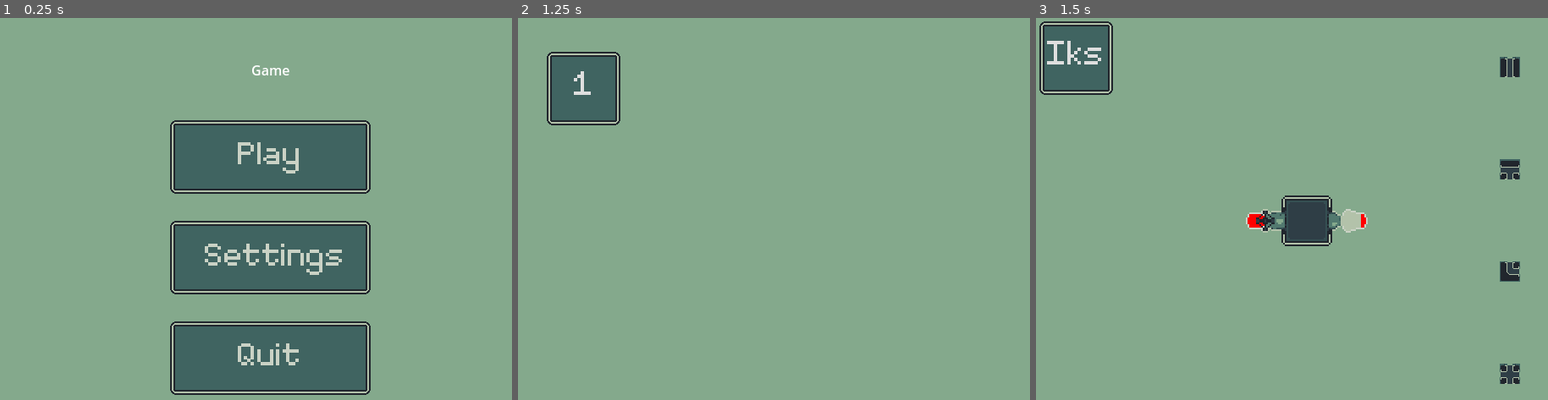
Above: before the commit, frames 1-3 (left to right).
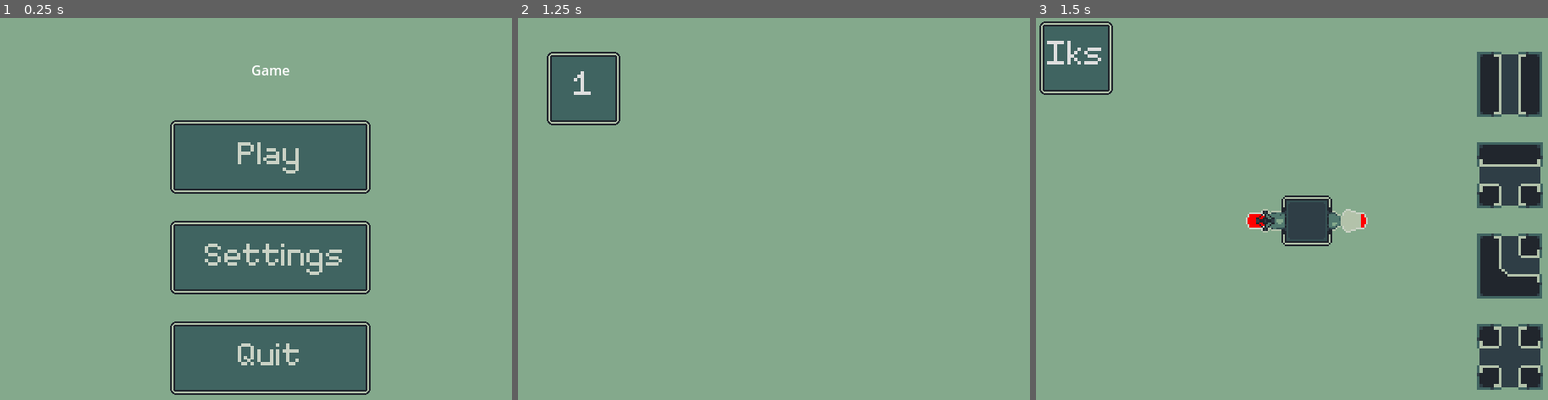
Above: after the commit, the same moments.

Repository: feargrinn/spacejam2024
Game: Godot game, scene res://node_2d.tscn
Same seed, same stepped clock (60 frames per second), same inputs: the game is played once before the commit and once after it.
Inputs (mouse positions are in pixels of both pictures, inside the frame that each line leads up to):
- Up to frame 1 (0.25 s): no input
- Up to frame 2 (1.25 s): click (789, 155) at 0.5 s
- Up to frame 3 (1.5 s): click "1" at 1.25 s

Frames 1-2 are identical in both runs. In frame 3, 8.2% of the frame differs, in the area x 86-100%, y 8-98%.

Commit message:
some of lvl 6 and bigger buttons

Diff:
--- /dev/null
+++ b/Levels/LevelSix.gd
@@ -0,0 +1,24 @@
+extends Map
+
+class_name LevelSix
+
+func set_dimensions():
+	number_of_tiles_x = 8
+	number_of_tiles_y = 8
+
+func level_definition():
+	var tile = input_script.new(colour_script.new(1, 0, 0))
+	set_tile_at(tile, 1, 0, 0)
+	tile = input_script.new(colour_script.new(0, 1, 0))
+	set_tile_at(tile, 3, 0, 0)
+	tile = input_script.new(colour_script.new(0, 0, 1))
+	set_tile_at(tile, 5, 0, 0)
+	tile = input_script.new(colour_script.new(1, 0, 0))
+	set_tile_at(tile, 6, 0, 0)
+
+	tile = output_script.new(colour_script.new(1, 1, 0))
+	set_tile_at(tile, 3, 7, 0)
+	all_outputs.append(tile)
+	tile = output_script.new(colour_script.new(0, 0, 0))
+	set_tile_at(tile, 5, 7)
+	all_outputs.append(tile)
--- a/game.gd
+++ b/game.gd
@@ -36,6 +36,8 @@
 		new_map.set_script(preload("res://Levels/LevelFour.gd"))
 	elif level == 5:
 		new_map.set_script(preload("res://Levels/LevelFive.gd"))
+	elif level == 6:
+		new_map.set_script(preload("res://Levels/LevelSix.gd"))
 	add_child(new_map)
 	current_map = new_map
 	$LeverPicker.hide()
--- a/game.tscn
+++ b/game.tscn
@@ -132,7 +132,7 @@
 size_flags_horizontal = 3
 theme_override_fonts/font = ExtResource("2_rssi8")
 theme_override_font_sizes/font_size = 64
-text = "1"
+text = "6"
 icon = ExtResource("3_eonvc")
 flat = true
 icon_alignment = 1
@@ -399,34 +399,37 @@
 grow_vertical = 2
 size_flags_horizontal = 3
 size_flags_vertical = 3
+theme_override_constants/margin_top = 40
+theme_override_constants/margin_bottom = 40
 script = ExtResource("2_l2akx")
 
 [node name="VBoxContainer" type="VBoxContainer" parent="TilePicker"]
 layout_mode = 2
+theme_override_constants/separation = 30
 
 [node name="TextureRect" type="TextureRect" parent="TilePicker/VBoxContainer"]
 layout_mode = 2
 size_flags_vertical = 3
 texture = ExtResource("6_psk2b")
-stretch_mode = 3
+stretch_mode = 5
 
 [node name="TextureRect2" type="TextureRect" parent="TilePicker/VBoxContainer"]
 layout_mode = 2
 size_flags_vertical = 3
 texture = ExtResource("7_ujjlr")
-stretch_mode = 3
+stretch_mode = 5
 
 [node name="TextureRect3" type="TextureRect" parent="TilePicker/VBoxContainer"]
 layout_mode = 2
 size_flags_vertical = 3
 texture = ExtResource("8_l0vv8")
-stretch_mode = 3
+stretch_mode = 5
 
 [node name="TextureRect4" type="TextureRect" parent="TilePicker/VBoxContainer"]
 layout_mode = 2
 size_flags_vertical = 3
 texture = ExtResource("9_yodhl")
-stretch_mode = 3
+stretch_mode = 5
 
 [node name="VictoryScreen" type="ColorRect" parent="."]
 visible = false
@@ -517,7 +520,7 @@
 [connection signal="pressed" from="LeverPicker/Rows/Columns/MarginContainer3/Level" to="." method="_on_level_pressed" binds= [3]]
 [connection signal="pressed" from="LeverPicker/Rows/Columns/MarginContainer4/Level" to="." method="_on_level_pressed" binds= [4]]
 [connection signal="pressed" from="LeverPicker/Rows/Columns/MarginContainer5/Level" to="." method="_on_level_pressed" binds= [5]]
-[connection signal="pressed" from="LeverPicker/Rows/Columns2/MarginContainer/Level" to="." method="_on_level_pressed" binds= [1]]
+[connection signal="pressed" from="LeverPicker/Rows/Columns2/MarginContainer/Level" to="." method="_on_level_pressed" binds= [6]]
 [connection signal="pressed" from="LeverPicker/Rows/Columns2/MarginContainer2/Level" to="." method="_on_level_pressed" binds= [2]]
 [connection signal="pressed" from="LeverPicker/Rows/Columns2/MarginContainer3/Level" to="." method="_on_level_pressed" binds= [3]]
 [connection signal="pressed" from="LeverPicker/Rows/Columns2/MarginContainer4/Level" to="." method="_on_level_pressed" binds= [4]]
Not shown, added: game.tscn.orig
